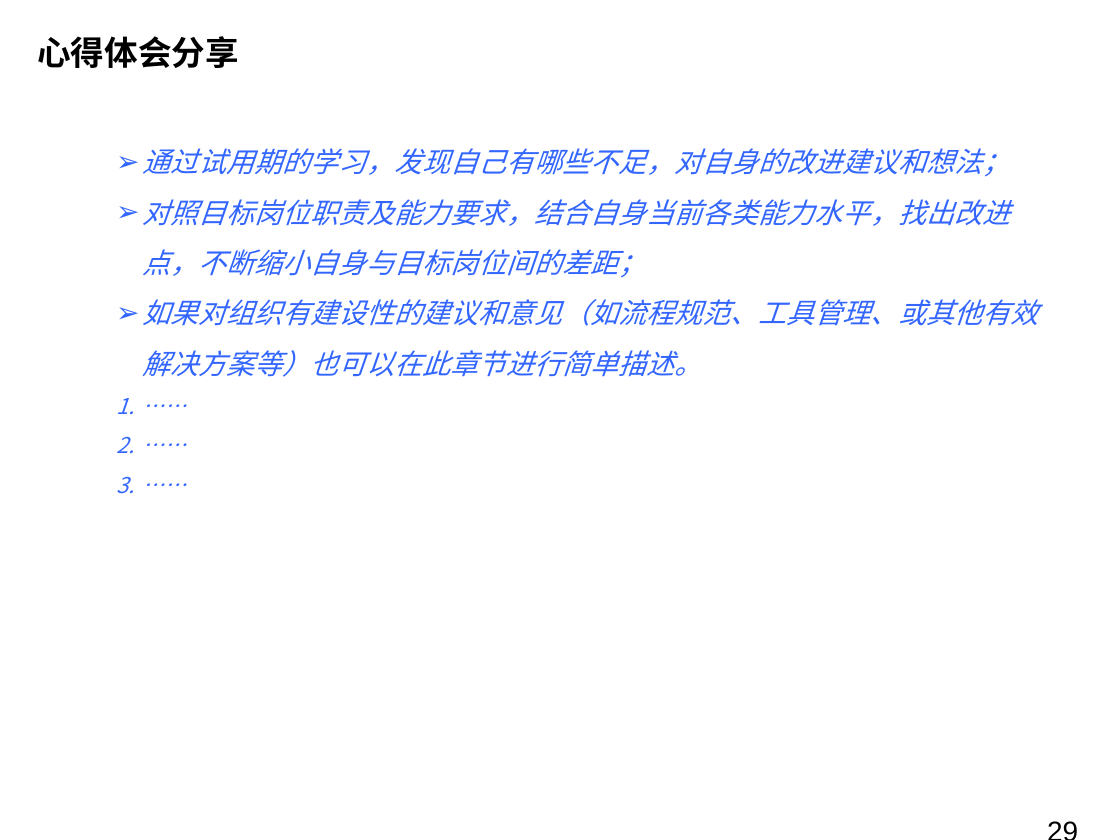
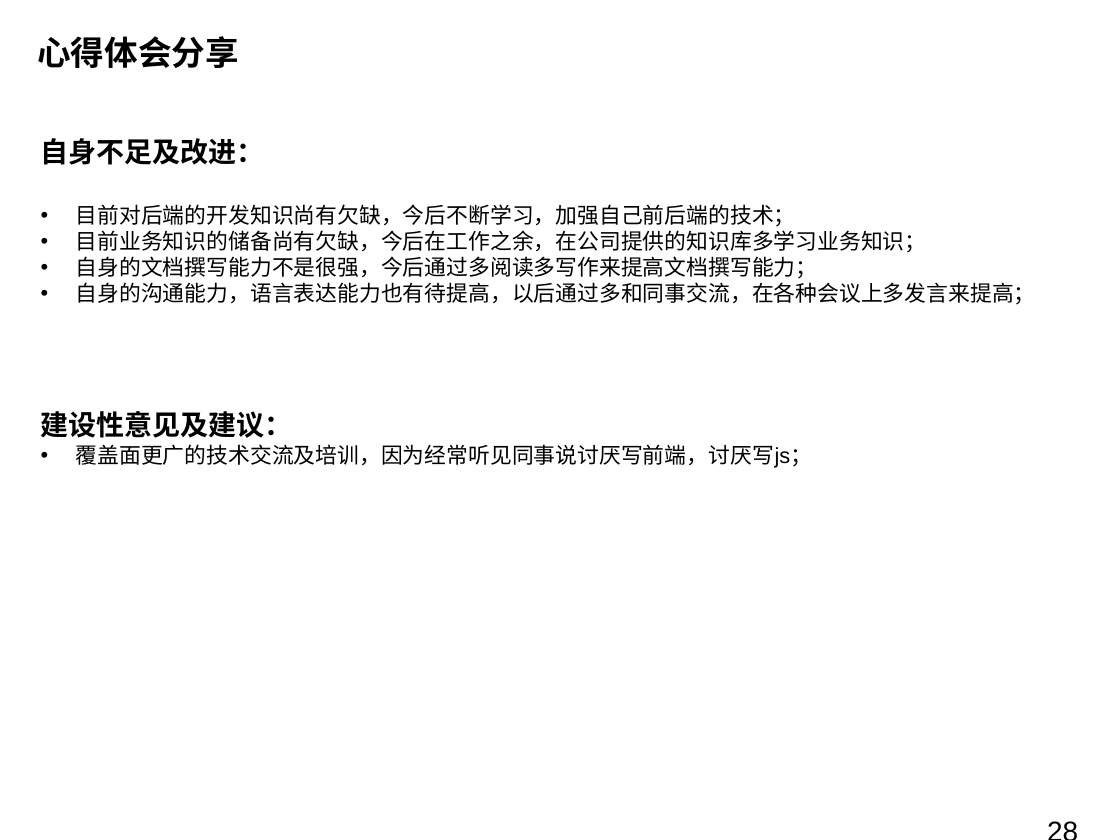
Before and after one commit to donghuizhou/drag-form-new, a slide deck: slide 28 of src/zhou.pptx (slide 29 before the commit). Drawn at 1120x840 pixels with LibreOffice and Linux fonts; fonts in the diff are those of the drawing; background and template pictures are left out. Boxes give left, top, right and bottom in pixels: in the first picture for what was removed or moved away, otherwise in the second. Text is boxed around its words. In the diff, an @@ line names an element or a change of style, - is before the commit and + after.

```diff
--- a/src/zhou.pptx
+++ b/src/zhou.pptx
@@ text added at bbox=[41, 138, 1036, 305], 14 pt, text #000000 @@
+自身不足及改进：
+• 目前对后端的开发知识尚有欠缺，今后不断学习，加强自己前后端的技术；
+• 目前业务知识的储备尚有欠缺，今后在工作之余，在公司提供的知识库多学习业务知识；
+• 自身的文档撰写能力不是很强，今后通过多阅读多写作来提高文档撰写能力；
+• 自身的沟通能力，语言表达能力也有待提高，以后通过多和同事交流，在各种会议上多发言来提高；
@@ text removed at bbox=[142, 148, 1038, 377] @@
-➢ 通过试用期的学习，发现自己有哪些不足，对自身的改进建议和想法；
-➢ 对照目标岗位职责及能力要求，结合自身当前各类能力水平，找出改进点，不断缩小自身与目标岗位间的差距；
-➢ 如果对组织有建设性的建议和意见（如流程规范、工具管理、或其他有效解决方案等）也可以在此章节进行简单描述。
-1. ……
-2. ……
-3. ……
@@ text added at bbox=[41, 411, 812, 468], 14 pt, text #000000 @@
+建设性意见及建议：
+• 覆盖面更广的技术交流及培训，因为经常听见同事说讨厌写前端，讨厌写js；
@@ page number at bbox=[1036, 809, 1109, 827]: text changed @@
-29
+28
```
Also in this commit, not shown: 4 other slides changed, 1 slide added, 2 slides removed, 1 other file.
